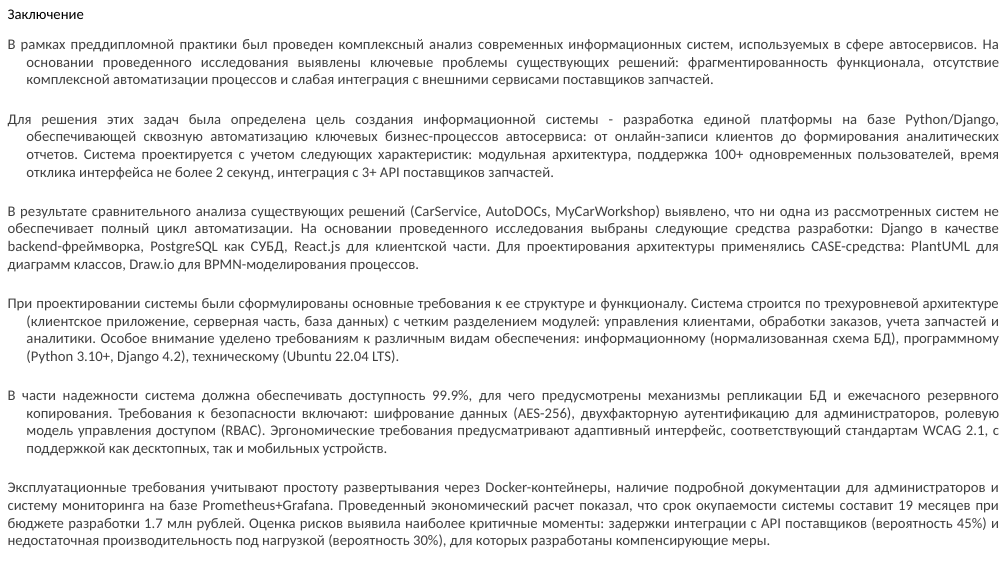
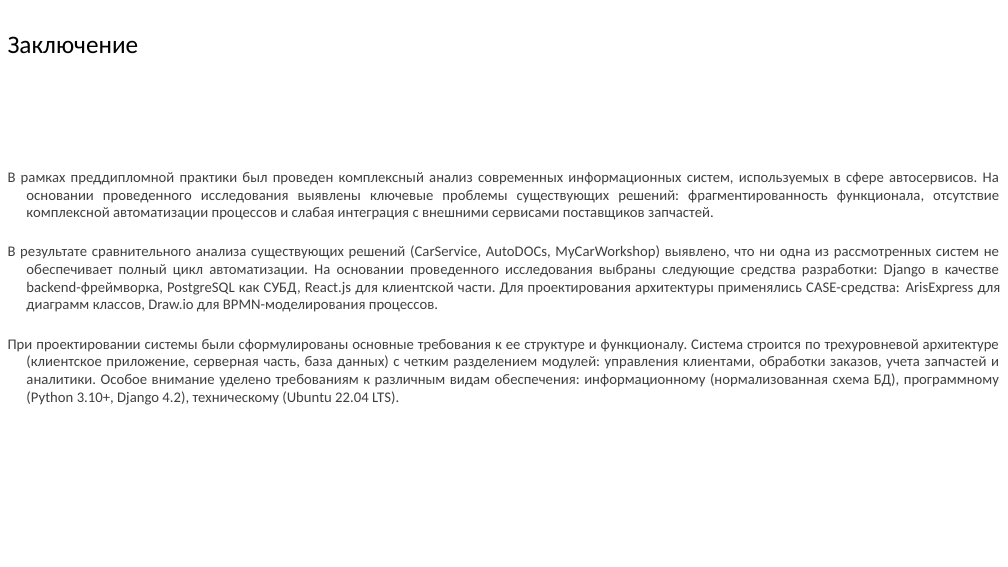
Before and after one commit to WhISLo/vkr, a slide deck: slide 18 of ВЫПУСКНАЯ КВАЛИФИКАЦИОННАЯ РАБОТА.pptx. Drawn at 1008x567 pixels with LibreOffice and Linux fonts; fonts in the diff are those of the drawing. Boxes give left, top, right and bottom in pixels: in the first picture for what was removed or moved away, otherwise in the second. Text is boxed around its words. In the diff, an @@ line names an element or a change of style, - is before the commit and + after.

```diff
--- a/ВЫПУСКНАЯ КВАЛИФИКАЦИОННАЯ РАБОТА.pptx
+++ b/ВЫПУСКНАЯ КВАЛИФИКАЦИОННАЯ РАБОТА.pptx
@@ title "Заключение" at (8, 36, 139, 53): size 14 to 24 pt @@
@@ text "В рамках преддипломной практики был ...": place and size @@
-text "В рамках преддипломной практики был ..." at (8, 39, 999, 548)
+text "В рамках преддипломной практики был ..." at (8, 172, 1001, 405)
@@ text at (8, 245, 1001, 312): text changed @@
-Для решения этих задач была определена цель создания информационной системы - разработка единой платформы на базе Python/Django, обеспечивающей сквозную автоматизацию ключевых бизнес-процессов автосервиса: от онлайн-записи клиентов до формирования аналитических отчетов. Система проектируется с учетом следующих характеристик: модульная архитектура, поддержка 100+ одновременных пользователей, время отклика интерфейса не более 2 секунд, интеграция с 3+ API поставщиков запчастей.
-В результате сравнительного анализа существующих решений (CarService, AutoDOCs, MyCarWorkshop) выявлено, что ни одна из рассмотренных систем не обеспечивает полный цикл автоматизации. На основании проведенного исследования выбраны следующие средства разработки: Django в качестве backend-фреймворка, PostgreSQL как СУБД, React.js для клиентской части. Для проектирования архитектуры применялись CASE-средства: PlantUML для диаграмм классов, Draw.io для BPMN-моделирования процессов.
+В результате сравнительного анализа существующих решений (CarService, AutoDOCs, MyCarWorkshop) выявлено, что ни одна из рассмотренных систем не обеспечивает полный цикл автоматизации. На основании проведенного исследования выбраны следующие средства разработки: Django в качестве backend-фреймворка, PostgreSQL как СУБД, React.js для клиентской части. Для проектирования архитектуры применялись CASE-средства: ArisExpress для диаграмм классов, Draw.io для BPMN-моделирования процессов.
@@ text at (8, 390, 999, 548): paragraphs removed @@
-В части надежности система должна обеспечивать доступность 99.9%, для чего предусмотрены механизмы репликации БД и ежечасного резервного копирования. Требования к безопасности включают: шифрование данных (AES-256), двухфакторную аутентификацию для администраторов, ролевую модель управления доступом (RBAC). Эргономические требования предусматривают адаптивный интерфейс, соответствующий стандартам WCAG 2.1, с поддержкой как десктопных, так и мобильных устройств.
-Эксплуатационные требования учитывают простоту развертывания через Docker-контейнеры, наличие подробной документации для администраторов и систему мониторинга на базе Prometheus+Grafana. Проведенный экономический расчет показал, что срок окупаемости системы составит 19 месяцев при бюджете разработки 1.7 млн рублей. Оценка рисков выявила наиболее критичные моменты: задержки интеграции с API поставщиков (вероятность 45%) и недостаточная производительность под нагрузкой (вероятность 30%), для которых разработаны компенсирующие меры.
```
Also in this commit, not shown: 6 other files.
